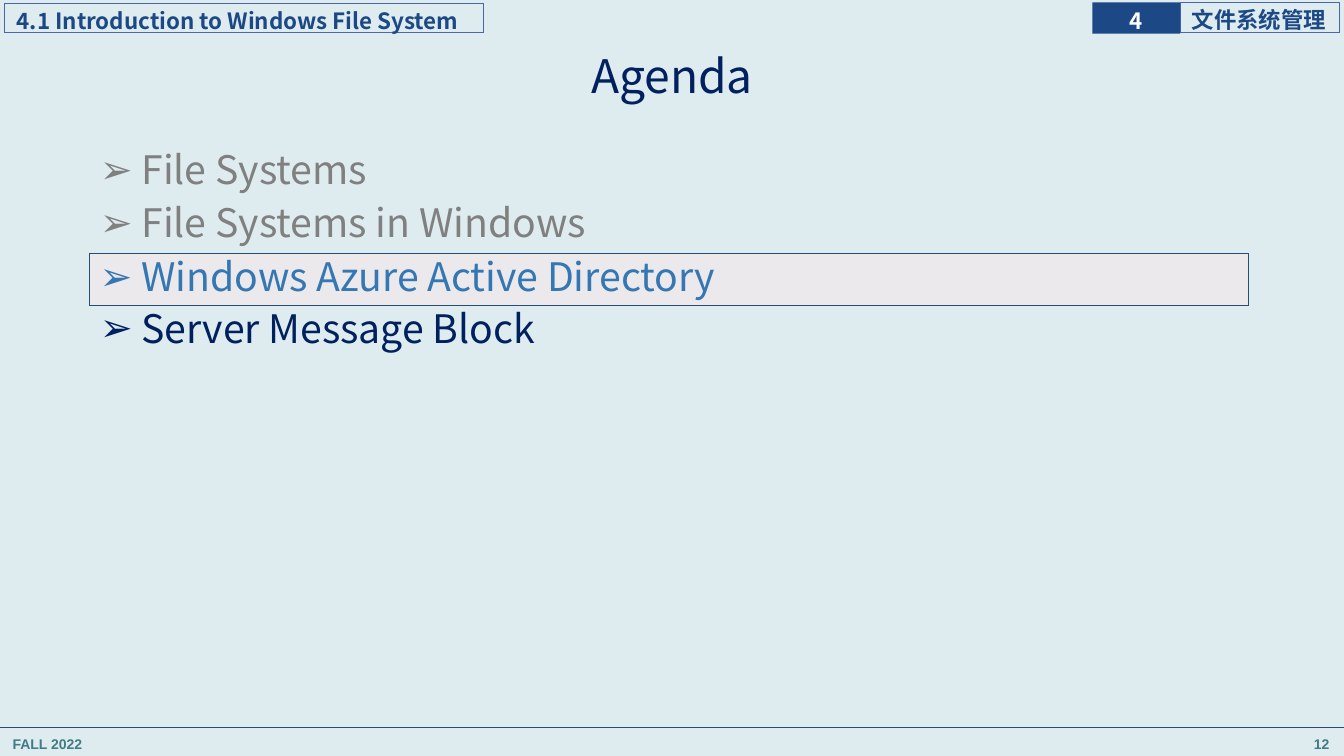
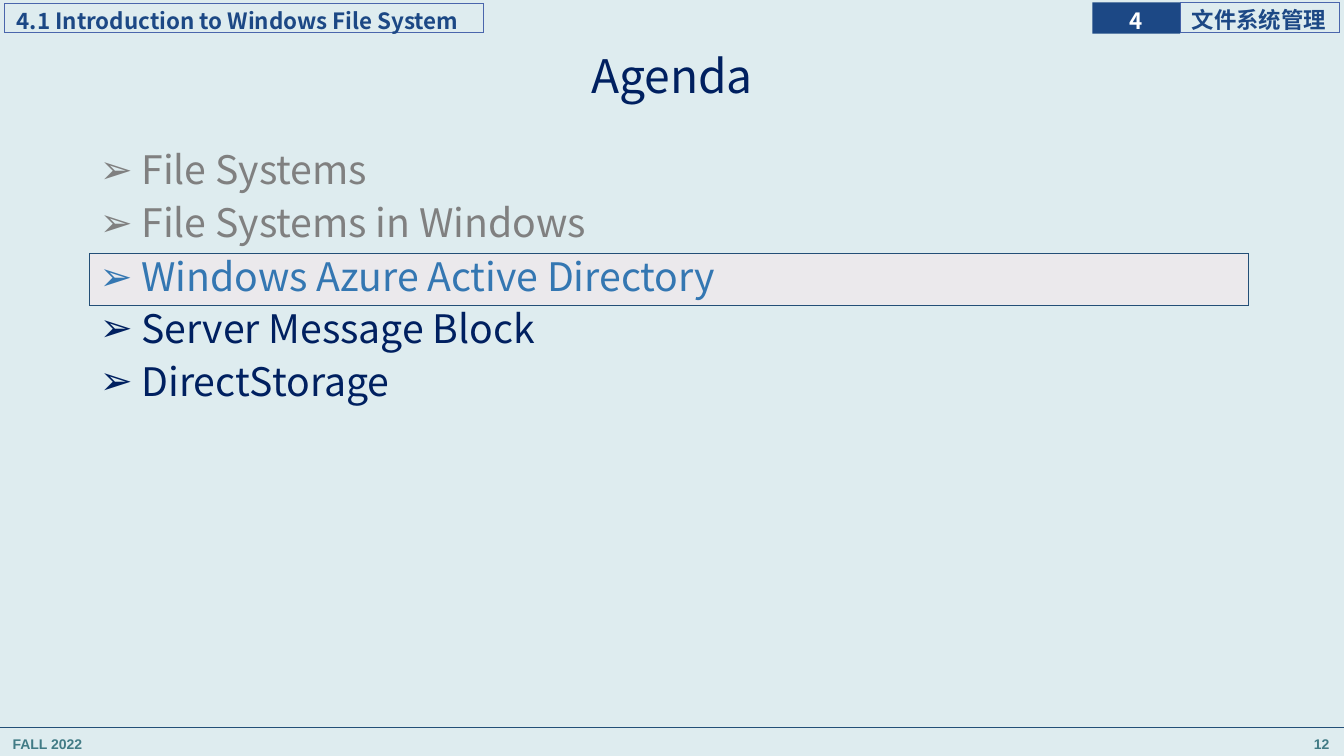
Before and after one commit to principleWindows/win-principle-2022, a slide deck: slide 12 of slides/instruction/principleWindows_4.pptx. Drawn at 1344x756 pixels with LibreOffice and Linux fonts; fonts in the diff are those of the drawing. Boxes give left, top, right and bottom in pixels: in the first picture for what was removed or moved away, otherwise in the second. Text is boxed around its words. In the diff, an @@ line names an element or a change of style, - is before the commit and + after.

```diff
--- a/slides/instruction/principleWindows_4.pptx
+++ b/slides/instruction/principleWindows_4.pptx
@@ text at [141, 365, 389, 406]: paragraph added @@
+➢ DirectStorage
```
Also in this commit, not shown: 8 other slides changed, 3 slides added, 5 other files.
